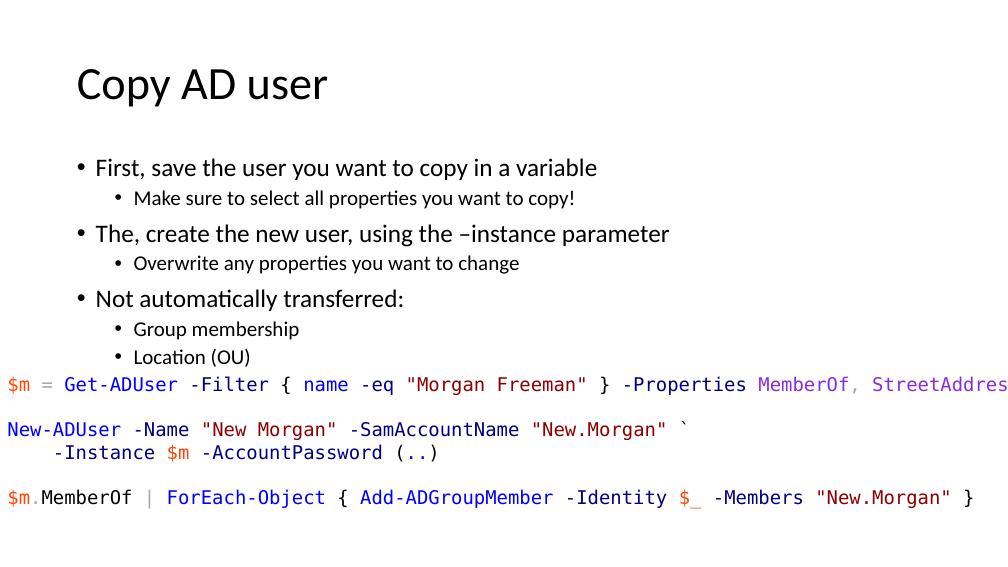
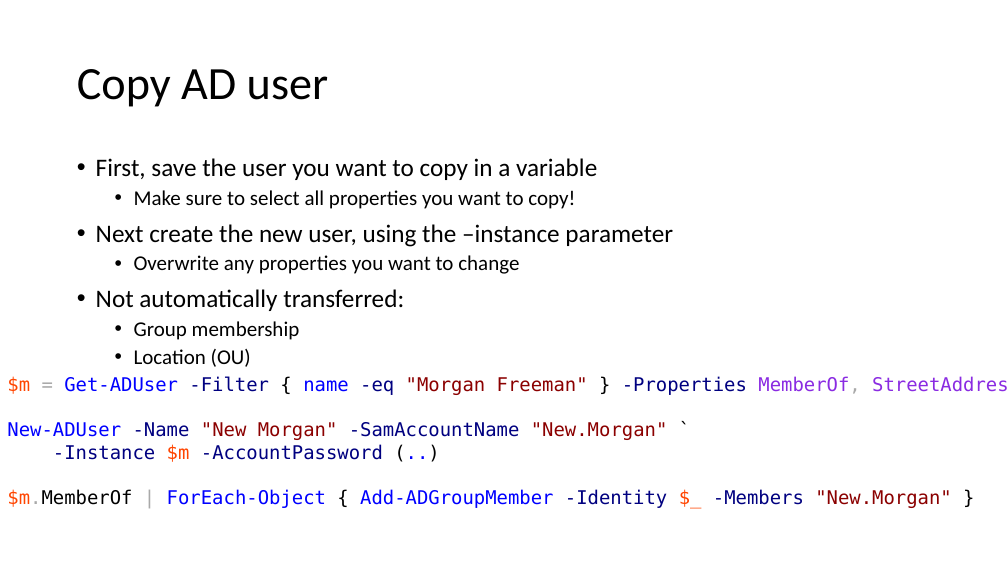
Before and after one commit to mjochen/PS-Technologies, a slide deck: slide 18 of Active_Directory/ADModule.pptx. Drawn at 1008x567 pixels with LibreOffice and Linux fonts; fonts in the diff are those of the drawing. Boxes give left, top, right and bottom in pixels: in the first picture for what was removed or moved away, otherwise in the second. Text is boxed around its words. In the diff, an @@ line names an element or a change of style, - is before the commit and + after.

```diff
--- a/Active_Directory/ADModule.pptx
+++ b/Active_Directory/ADModule.pptx
@@ text at (96,224,673,247): text changed @@
-• The, create the new user, using the –instance parameter
+• Next create the new user, using the –instance parameter
```
Also in this commit, not shown: 3 other files.
